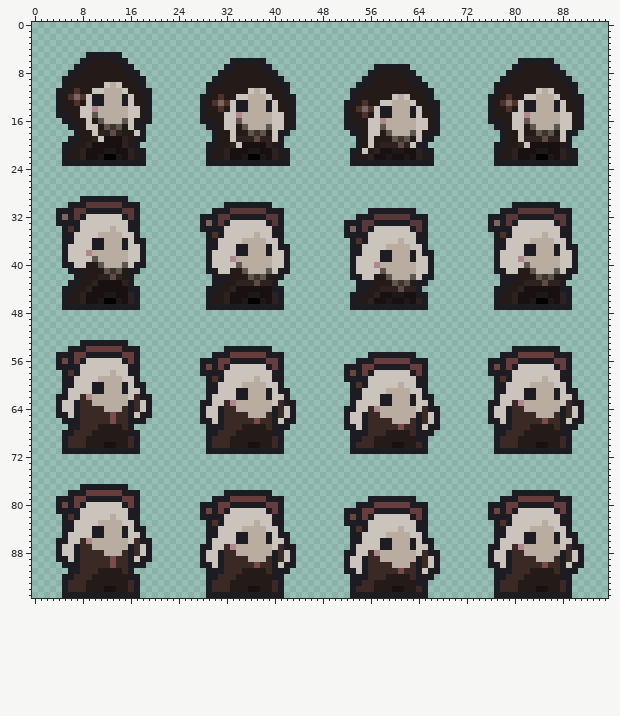
A sprite sheet gets an edit: Assets/Mythril2D/Demo/Sprites/ThirdParty/analogStudios_/Characters/SPS_TheDoll.png. The picture above was drawn from the file before the commit.
The file is 96x96 pixels. Colours within 5 levels of each other are drawn and written as one.
After:
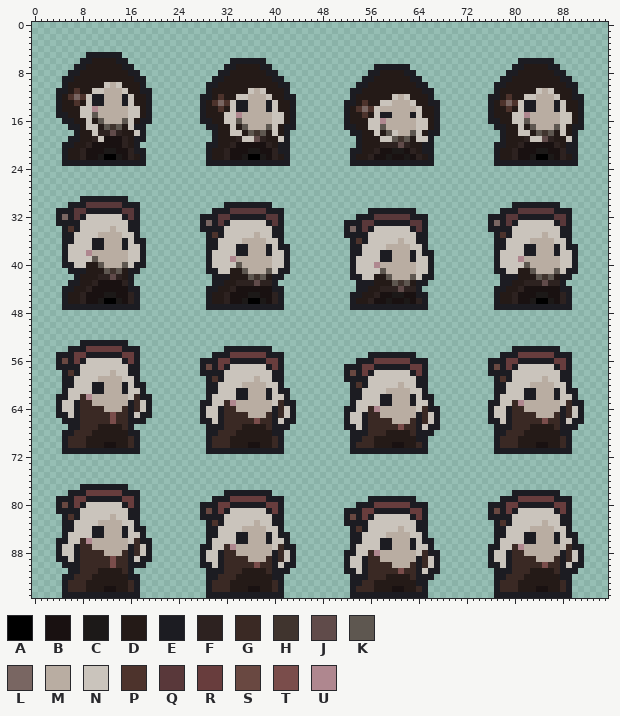
Palette (. is transparent): A #000000  B #191111  C #1c1918  D #241a17  E #1c1c22  F #2d2220  G #3a2924  H #40342e  J #604b4a  K #5e5750  L #796662  M #b9ada2  N #cac4bc  P #4d332c  Q #59383a  R #683d3d  S #694841  T #7a4d4b  U #af878f
Edits made:
y 14: x 58..59 EE -> MM; x 63 E -> M
y 17: x 32 N -> D; x 41 N -> D; x 80 N -> D; x 89 N -> D
y 18: x 34 D -> N; x 41 E -> D; x 56 N -> D; x 60 M -> N; x 82 D -> N; x 89 E -> D
y 19: x 33 N -> D; x 35..36 FF -> NN; x 39..42 FNE. -> DDNE; x 56 N -> D; x 58..59 DD -> NN; x 65 E -> N; x 81 N -> D; x 83..84 FF -> NN; x 87..90 FNE. -> DDNE
y 20: x 34 N -> B; x 42 . -> E; x 56 N -> D; x 63..64 NE -> DD; x 66 . -> E; x 82 N -> B; x 87 B -> F; x 90 . -> E
y 21: x 55 N -> D; x 63..64 BF -> FD
Boxes around the changes in both pictures, in picture pixels (x1, y1, x2, y2):
changed: (380, 106, 392, 112)
changed: (410, 106, 416, 112)
changed: (224, 124, 290, 148)
changed: (512, 124, 578, 148)
changed: (362, 130, 434, 154)
